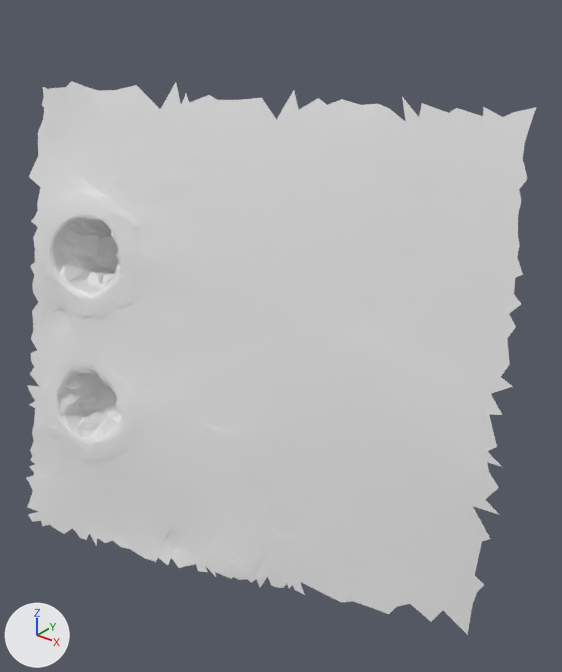
Before and after pictures for a commit that changed the glTF model moon small_tiles/tile_144.glb.
Rendered twice from a 50 mm camera at (14.81, -31.31, 11.13) aimed at (10.21, -25.56, 7.56). Arrows for +X, +Y and +Z are at lower left; the lights stay in place. The first picture is the older version. Vertices at exactly the same position are counted once.

The first picture shows 't144'.
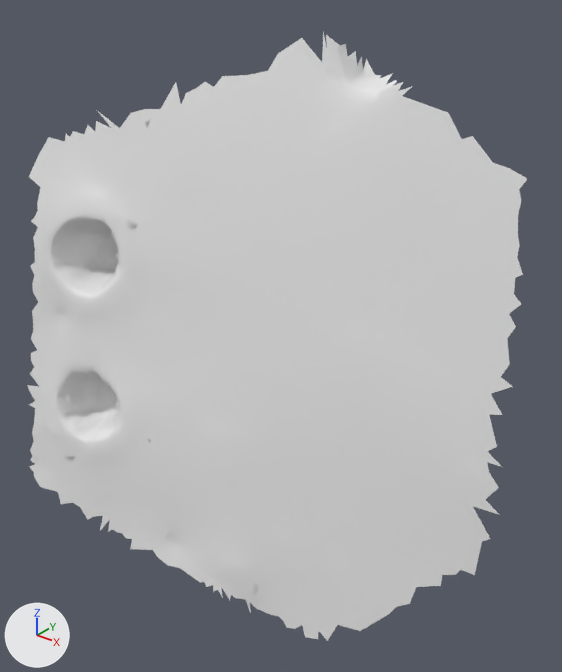
What differs and where, as boxes (x1, y1, x2, y2) in the pictures (562 x 672 px; the box of a moved part takes in the faces that stretch with it):
't144', reshaped (10% taller): before (26, 81, 536, 634); after (27, 32, 527, 641)
part 1 of me_t144, moved or reshaped: before (26, 81, 536, 634); after (168, 32, 422, 641)

What changed in the scene script:
```text
Change me_t144:
    used by ob_t144; location = (0.0, 0.0, 0.0)
    remove me_t144.from_pydata(...)  # 1607 vertices, 3028 faces; spans x 7.4..12.67, y -27.33..-24.17, z 4.82..10.0
    add me_t144.from_pydata(...)  # 1647 vertices, 3101 faces; spans x 7.4..12.65, y -27.19..-24.37, z 4.45..10.5
    me_t144 part 1
    97 vertices are removed from x 7.43..12.67, y -27.33..-24.17, z 4.82..9.96
    182 faces are deleted
    137 vertices are added at x 9.03..11.65, y -26.73..-24.45, z 4.45..10.5
    255 new faces join them
```
